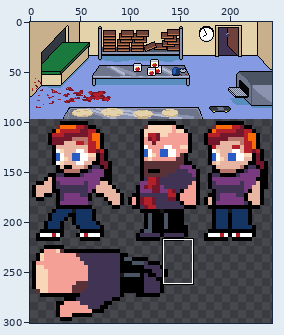
One commit to this sprite sheet: assets/atlas.png. The first picture is a wide view before the edit; the outline marks the close-up.
Close-up. Before the commit:
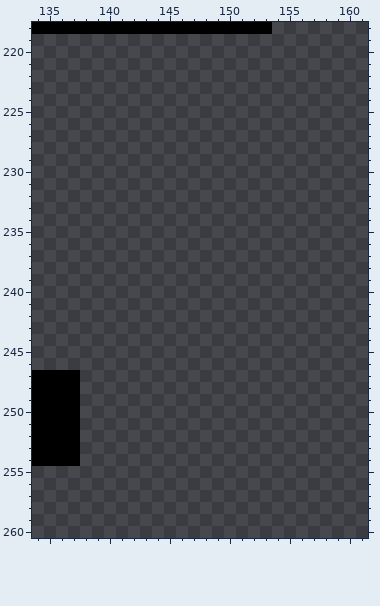
The file is 242x301 pixels. Shown: x 134..161, y 218..260. The old version is drawn lined up with the new one.
And afterwards:
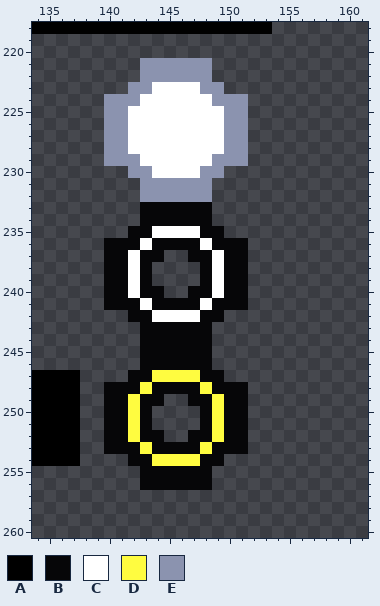
Palette (. is transparent): A #000000  B #060608  C #ffffff  D #fffc40  E #8b93af
The author wrote: Added AnswerBox graphics
From old to new:
drawings rearranged on the sheet (the old picture shows each at its new place; 1 dropped ones are not shown)
Colour B is added in rows 233 to 234 at x 143 to 148; in row 235 at x 142 to 143 and 148 to 149; in row 236 at x 140 to 142, 144 to 147 and 149 to 151; in row 237 at x 140 to 141, 143 to 144, 147 to 148 and 150 to 151; in rows 238 to 239 at x 140 to 141, 143, 148 and 150 to 151; in row 240 at x 140 to 141, 143 to 144, 147 to 148 and 150 to 151.
Colour B is added in row 241 at x 140 to 142, 144 to 147 and 149 to 151; in row 242 at x 142 to 143 and 148 to 149; in rows 243 to 246 at x 143 to 148; in row 247 at x 142 to 143 and 148 to 149; in row 248 at x 140 to 142, 144 to 147 and 149 to 151; in row 249 at x 140 to 141, 143 to 144, 147 to 148 and 150 to 151.
Colour B is added in rows 250 to 251 at x 140 to 141, 143, 148 and 150 to 151; in row 252 at x 140 to 141, 143 to 144, 147 to 148 and 150 to 151; in row 253 at x 140 to 142, 144 to 147 and 149 to 151; in row 254 at x 142 to 143 and 148 to 149; in rows 255 to 256 at x 143 to 148.
Colour C is added in row 223 at x 144 to 147; in row 224 at x 143 to 148; in rows 225 to 228 at x 142 to 149; in row 229 at x 143 to 148; in row 230 at x 144 to 147; in row 235 at x 144 to 147.
Colour C is added in row 236 at x 143 and 148; in rows 237 to 240 at x 142 and 149; in row 241 at x 143 and 148; in row 242 at x 144 to 147.
Colour D is added in row 247 at x 144 to 147; in row 248 at x 143 and 148; in rows 249 to 252 at x 142 and 149; in row 253 at x 143 and 148; in row 254 at x 144 to 147.
Colour E is added in rows 221 to 222 at x 143 to 148; in row 223 at x 142 to 143 and 148 to 149; in row 224 at x 140 to 142 and 149 to 151; in rows 225 to 228 at x 140 to 141 and 150 to 151; in row 229 at x 140 to 142 and 149 to 151; in row 230 at x 142 to 143 and 148 to 149.
Colour E is added in rows 231 to 232 at x 143 to 148.
